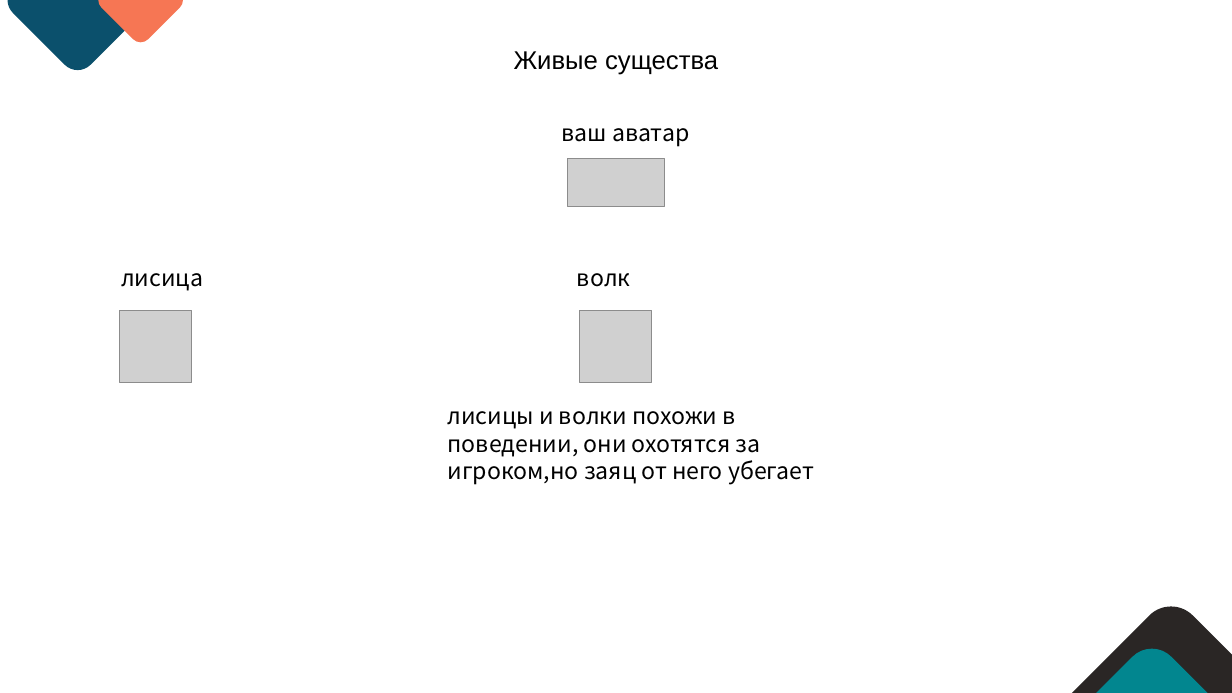
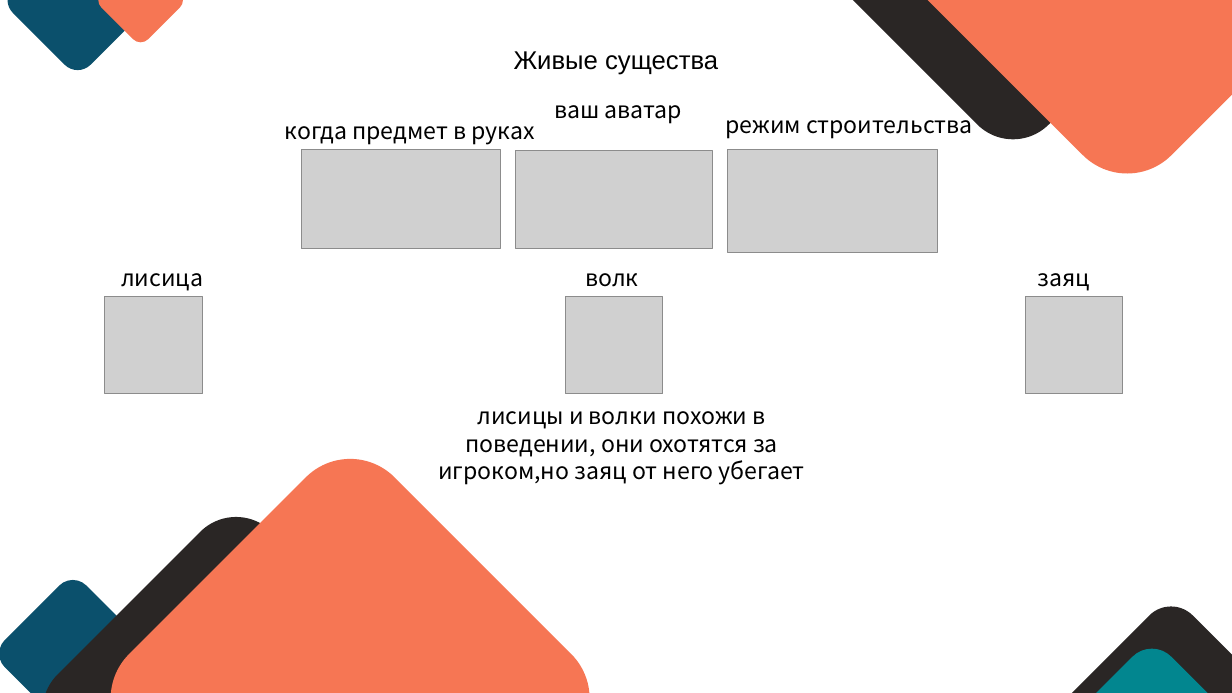
Before and after one commit to Listoker/starve_survival, a slide deck: slide 9 of проект starvesurvival.pptx (slide 8 before the commit). Drawn at 1232x693 pixels with LibreOffice and Linux fonts; fonts in the diff are those of the drawing; grey boxes stand for pictures. Boxes give left, top, right and bottom in pixels: in the first picture for what was removed or moved away, otherwise in the second. Text is boxed around its words. In the diff, an @@ line names an element or a change of style, - is before the commit and + after.

```diff
--- a/проект starvesurvival.pptx
+++ b/проект starvesurvival.pptx
@@ rounded rectangle added at box(799, 0, 1227, 161), fill #2A2625 @@
@@ rounded rectangle added at box(862, 0, 1232, 199), fill #F67654 @@
@@ text "ваш аватар": place and size @@
-text "ваш аватар" at box(562, 128, 689, 146)
+text "ваш аватар" at box(554, 105, 682, 123)
@@ text added at box(726, 110, 972, 139), 18 pt, text #000000 @@
+режим строительства
@@ text added at box(285, 126, 535, 145), 18 pt, text #000000 @@
+когда предмет в руках
@@ picture added at box(301, 150, 500, 250) @@
@@ picture: place and size @@
-picture at box(568, 158, 665, 206)
+picture at box(516, 151, 713, 249)
@@ picture added at box(727, 150, 938, 253) @@
@@ text "волк": place and size @@
-text "волк" at box(577, 273, 631, 287)
+text "волк" at box(585, 273, 639, 287)
@@ picture: place and size @@
-picture at box(120, 311, 192, 383)
+picture at box(104, 297, 202, 395)
@@ picture: place and size @@
-picture at box(580, 311, 653, 383)
+picture at box(566, 297, 664, 395)
@@ picture added at box(1026, 297, 1124, 395) @@
@@ text added at box(1038, 273, 1090, 291), 18 pt, text #000000 @@
+заяц
@@ text "лисицы и волки похожи в ...": place and size @@
-text "лисицы и волки похожи в ..." at box(448, 411, 814, 485)
+text "лисицы и волки похожи в ..." at box(438, 411, 805, 485)
@@ text "лисицы и волки похожи в ..." at box(438, 411, 805, 485): alignment left to centre @@
@@ rounded rectangle added at box(85, 433, 616, 693), fill #F67654 @@
@@ rounded rectangle added at box(21, 496, 450, 693), fill #2A2625 @@
@@ rounded rectangle added at box(0, 572, 154, 693), fill #0B506C @@
```
Also in this commit, not shown: 6 other slides changed, 4 slides added, 3 slides removed, 2 other files.
